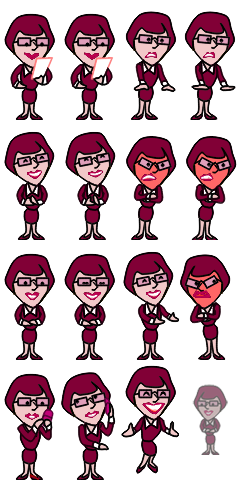
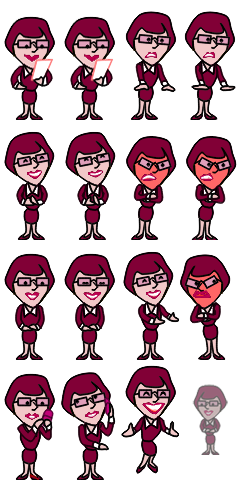
Layered file, before and after one edit (240 × 480). Changes by layer:
renamed "Слой 7" to "Слой 19", painted on it over [74, 304, 106, 360]
renamed "Слой 6" to "Слой 18", painted on it over [14, 304, 46, 332]
painted on "Слой 3" over [64, 13, 115, 120]
painted on "Слой 2" over [4, 13, 55, 120]
